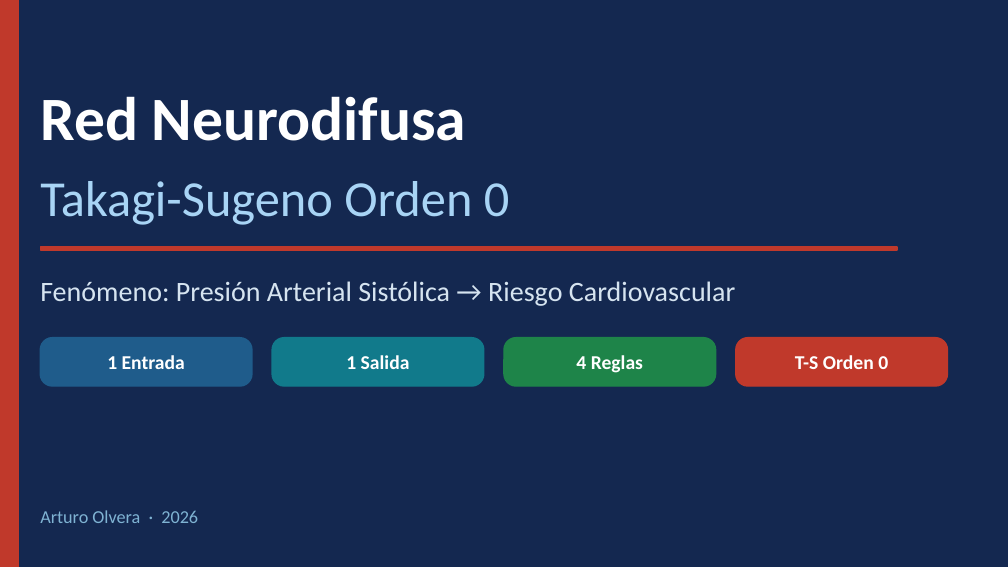
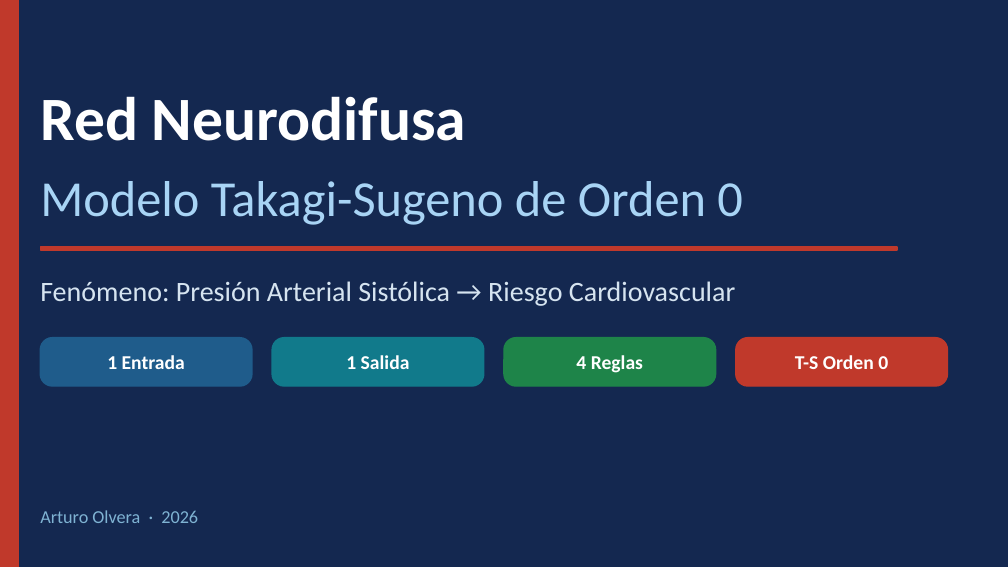
Before and after one commit to olveramarturo/Redes-Neuro-Difusas, a slide deck: slide 1 of Red_Neurodifusa_TS0_Presion_Arterial.pptx. Drawn at 1008x567 pixels with LibreOffice and Linux fonts; fonts in the diff are those of the drawing. Boxes give left, top, right and bottom in pixels: in the first picture for what was removed or moved away, otherwise in the second. Text is boxed around its words. In the diff, an @@ line names an element or a change of style, - is before the commit and + after.

```diff
--- a/Red_Neurodifusa_TS0_Presion_Arterial.pptx
+++ b/Red_Neurodifusa_TS0_Presion_Arterial.pptx
@@ text at <box>40,181,743,225</box>: text changed @@
-Takagi-Sugeno Orden 0
+Modelo Takagi-Sugeno de Orden 0
```
Also in this commit, not shown: 3 other slides changed, 2 slides added, 3 other files.
